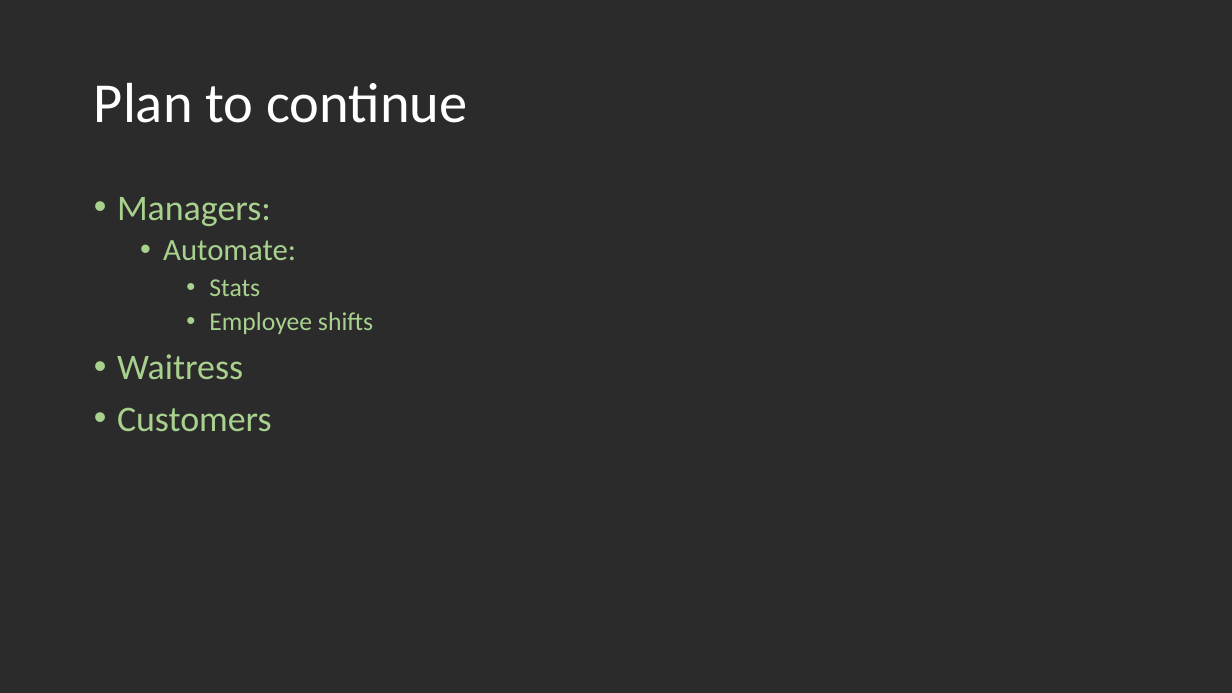
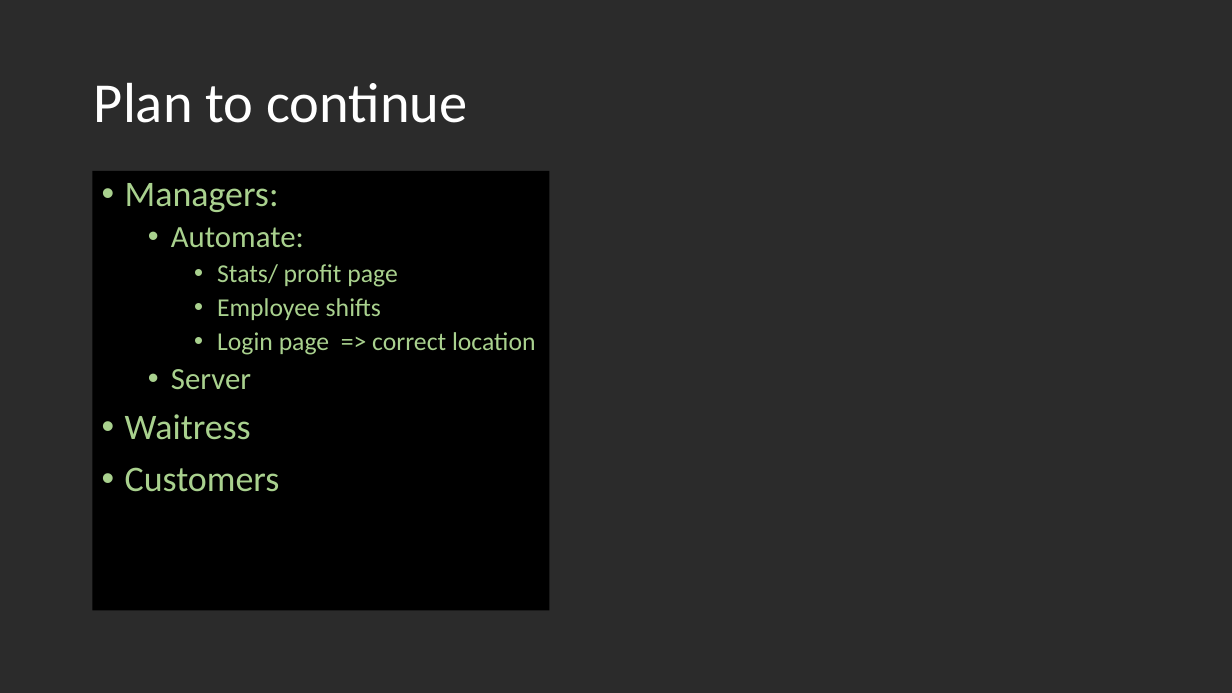
Before and after one commit to wongkristen/EasyEats_Group11_SE, a slide deck: slide 5 of docs/EasyEats.pptx (slide 6 before the commit). Drawn at 1232x693 pixels with LibreOffice and Linux fonts; fonts in the diff are those of the drawing; background and template pictures are left out; a plain dark background stands for a picture behind light text. Boxes give left, top, right and bottom in pixels: in the first picture for what was removed or moved away, otherwise in the second. Text is boxed around its words. In the diff, an @@ line names an element or a change of style, - is before the commit and + after.

```diff
--- a/docs/EasyEats.pptx
+++ b/docs/EasyEats.pptx
@@ text "Managers:": place and size @@
-text "Managers:" at bbox=[117, 197, 373, 432]
+text "Managers:" at bbox=[92, 171, 550, 611]
@@ text "Managers:" at bbox=[92, 171, 550, 611]: fill none to #000000 @@
@@ text at bbox=[217, 264, 397, 287]: text changed @@
-    • Stats
+    • Stats/ profit page
@@ text at bbox=[171, 332, 536, 389]: paragraphs added @@
+    • Login page => correct location
+  • Server
```
Also in this commit, not shown: 4 other slides changed, 1 slide removed.
